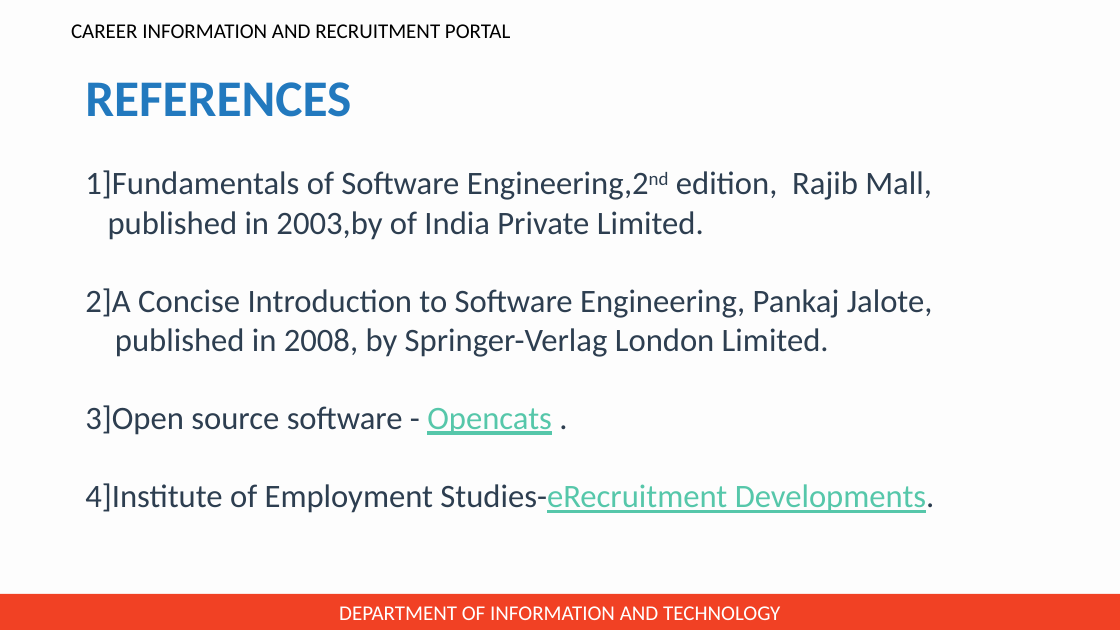
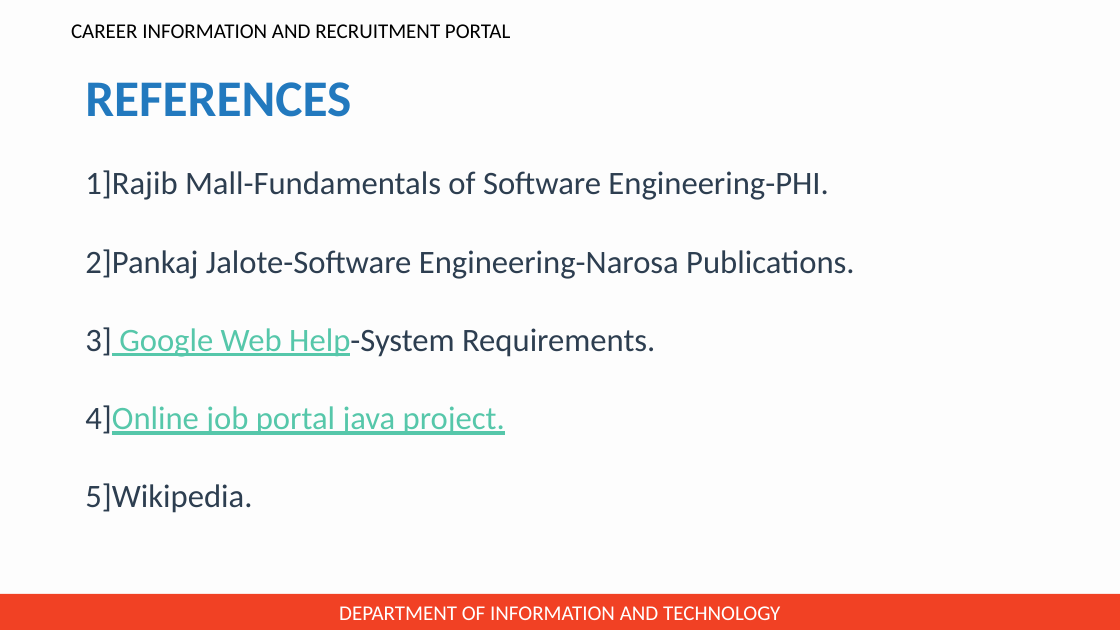
Before and after one commit to jincy-p-janardhanan/Career-Information-and-Recruitment-Portal, a slide deck: slide 37 of Presentation for zeroth review/PPT for zeroth review.pptx. Drawn at 1120x630 pixels with LibreOffice and Linux fonts; fonts in the diff are those of the drawing; background and template pictures are left out. Boxes give left, top, right and bottom in pixels: in the first picture for what was removed or moved away, otherwise in the second. Text is boxed around its words. In the diff, an @@ line names an element or a change of style, - is before the commit and + after.

Commit message:
Revert "ppt"
This reverts commit 856477446e2d668c6a773c658200445f7f2d53b6.

```diff
--- a/Presentation for zeroth review/PPT for zeroth review.pptx
+++ b/Presentation for zeroth review/PPT for zeroth review.pptx
@@ text at box(85, 170, 854, 513): text changed @@
-1]Fundamentals of Software Engineering,2nd edition, Rajib Mall,
-published in 2003,by of India Private Limited.
-2]A Concise Introduction to Software Engineering, Pankaj Jalote,
-published in 2008, by Springer-Verlag London Limited.
-3]Open source software - Opencats .
-4]Institute of Employment Studies-eRecruitment Developments.
+1]Rajib Mall-Fundamentals of Software Engineering-PHI.
+2]Pankaj Jalote-Software Engineering-Narosa Publications.
+3] Google Web Help-System Requirements.
+4]Online job portal java project.
+5]Wikipedia.
```
